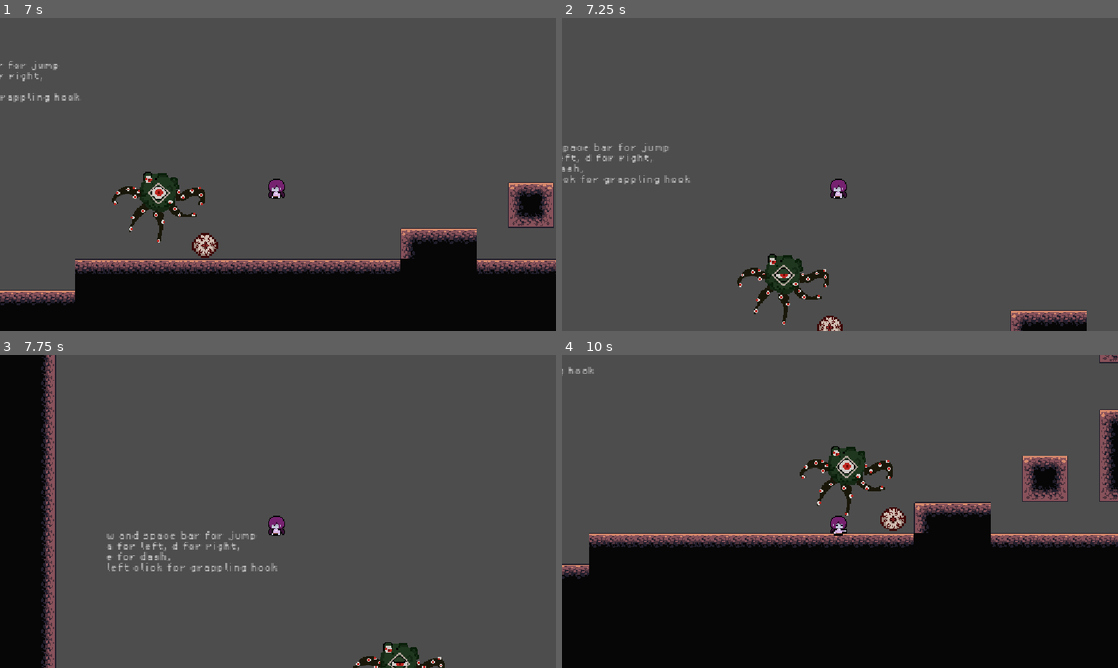
Above: before the commit, frames 1-4 (two rows, left to right).
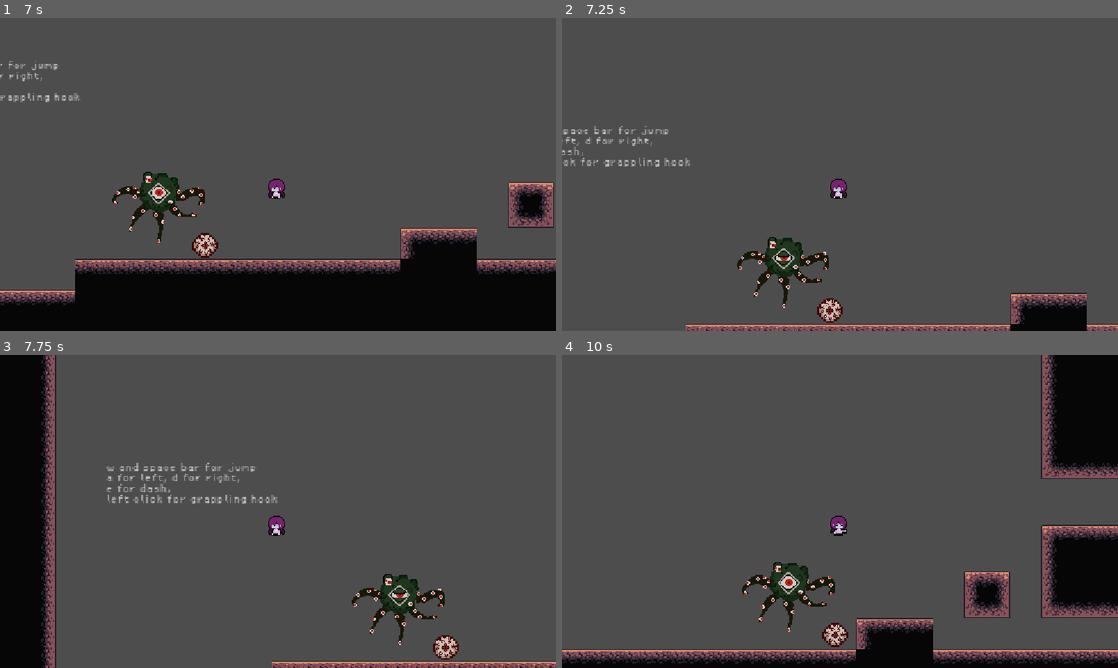
Above: after the commit, the same moments.

Repository: CindyNotaBot/IMGD1001
Game: Godot game, scene res://Scenes/splash_screen.tscn
Same seed, same stepped clock (60 frames per second), same inputs: the game is played once before the commit and once after it. Sound files missing from this copy of the repository are replaced by a short silence.
Inputs (mouse positions are in pixels of both pictures, inside the frame that each line leads up to):
- Up to frame 1 (7 s): move the mouse to (400, 158) at 0.52 s; hold D (move right) 0.53-2.03 s; tap Q (attack) at 0.6, 1.55, 2.1, 3.05, 4.35, 6.6 s; tap Space (jump) at 0.77, 0.8, 1.07, 1.35, 1.52, 1.82, 2.3, 3.02, 3.32, 3.77, 3.8, 4.07, 4.52, 4.82, 5.85, 6.77 s; move the mouse to (166, 190) at 1.27 s; move the mouse to (333, 105) at 2.02 s; hold A (move left) 2.03-2.78 s; tap Enter at 2.75 s; move the mouse to (250, 237) at 2.77 s; hold D (move right) 2.78-4.28 s; tap Shift (dash) at 2.85 s; move the mouse to (444, 221) at 3.52 s; click (444, 221) at 3.6 s; move the mouse to (111, 127) at 4.27 s; hold A (move left) 4.28-5 s; click "Start Game" at 5 s; move the mouse to (305, 174) at 5.77 s; hold D (move right) 5.78-6.53 s; move the mouse to (194, 96) at 6.52 s; hold A (move left) from 6.53 s (still down)
- Up to frame 2 (7.25 s): keep holding A (move left); tap Space (jump) at 7.07 s
- Up to frame 3 (7.75 s): keep holding A (move left); move the mouse to (400, 495) at 7.27 s; tap Shift (dash) at 7.35 s; tap Space (jump) at 7.52, 7.55 s
- Up to frame 4 (10 s): tap Space (jump) at 7.82, 8.27, 8.57, 9.05, 9.6, 9.77 s; move the mouse to (728, 527) at 8.02 s; release A (move left) at 8.03 s; hold D (move right) from 8.03 s (still down); click (728, 527) at 8.1 s; tap Q (attack) at 8.3, 8.85, 9.8 s; move the mouse to (895, 442) at 8.77 s; move the mouse to (812, 574) at 9.52 s

Frame 1 is identical in both runs. In frame 2, 5.8% of the frame differs, in the area x 0-100%, y 34-100%; in frame 3, 5.9%; in frame 4, 46%, in the area x 0-100%, y 0-99%.

Commit message:
fixed wall jump

Diff:
--- a/Scenes/dummy_character.tscn
+++ b/Scenes/dummy_character.tscn
@@ -32,7 +32,7 @@
 "duration": 1.0,
 "texture": SubResource("AtlasTexture_ilfkq")
 }],
-"loop": true,
+"loop": 1,
 "name": &"attack",
 "speed": 5.0
 }, {
--- a/Scenes/original_character.gd
+++ b/Scenes/original_character.gd
@@ -41,12 +41,8 @@
 	else:
 		return false
 
-func is_on_walls():
-	if wall_slide_left_raycast.is_colliding() or wall_slide_right_raycast.is_colliding() and not is_on_floor():
-		return true
-	else:
-		return false
-
+func is_on_walls() -> bool:
+	return (wall_slide_left_raycast.is_colliding() or wall_slide_right_raycast.is_colliding()) and not is_on_floor()
 
 func _physics_process(delta: float) -> void:
 	wall_jumped = false
@@ -55,21 +51,42 @@
 	if not is_on_floor():
 		velocity += get_gravity() * delta
 
-	# Handle jump.
-	if Input.is_action_just_pressed("jump") and (is_on_floor() || gc.launched):
-		velocity.y += JUMP_VELOCITY
-		gc.retreat()
-		sfx_jump.play()
-	elif Input.is_action_just_pressed("jump") and jumpCounter != 0:
-		velocity.y += JUMP_VELOCITY
-		jumpCounter -= 1
-		sfx_jump.play()
-	if Input.is_action_just_pressed("jump") and is_on_floor():
-		jumpCounter = MAX_JUMPS
-		velocity.y = JUMP_VELOCITY
-		sfx_jump.play()
+	# Handle jump and wall jump
+	if Input.is_action_just_pressed("jump"):
 
-		# Handle attack
+		# Wall jump right wall
+		if is_on_wall_right():
+			velocity.y = JUMP_VELOCITY
+			velocity.x = -350
+			wall_jumped = true
+			sfx_jump.play()
+
+		# Wall jump left wall
+		elif is_on_wall_left():
+			velocity.y = JUMP_VELOCITY
+			velocity.x = 350
+			wall_jumped = true
+			sfx_jump.play()
+
+		# Normal ground jump
+		elif is_on_floor():
+			velocity.y = JUMP_VELOCITY
+			jumpCounter = MAX_JUMPS
+			sfx_jump.play()
+
+		# Jump while grappling
+		elif gc.launched:
+			velocity.y = JUMP_VELOCITY
+			gc.retreat()
+			sfx_jump.play()
+
+		# Jump in the air
+		elif jumpCounter > 0:
+			velocity.y = JUMP_VELOCITY
+			jumpCounter -= 1
+			sfx_jump.play()
+
+	# Handle attack
 	if Input.is_action_just_pressed("attack") and not is_attacking:
 		is_attacking= true
 		animated_sprite.play("attack")
@@ -84,23 +101,9 @@
 	elif direction < 0:
 		animated_sprite.flip_h = true
 
-	# handle on wall slide
+	# Handle on wall slide
 	if is_on_walls() and velocity.y > 0:
 		velocity.y = min(velocity.y, 100.0)
-
-	# handle wall jump right
-	if Input.is_action_just_pressed("jump") and Input.is_action_pressed("move left") and is_on_wall_right():
-		velocity.y = -400
-		velocity.x = -350
-		wall_jumped = true
-		sfx_jump.play()
-
-	# hadle wall jump left
-	if Input.is_action_just_pressed("jump") and Input.is_action_pressed("move right") and is_on_wall_left():
-		velocity.y = -400
-		velocity.x = 350
-		wall_jumped = true
-		sfx_jump.play()
 
 	# Handle dash
 	if Input.is_action_just_pressed("dash") and dash_limit > 0:
